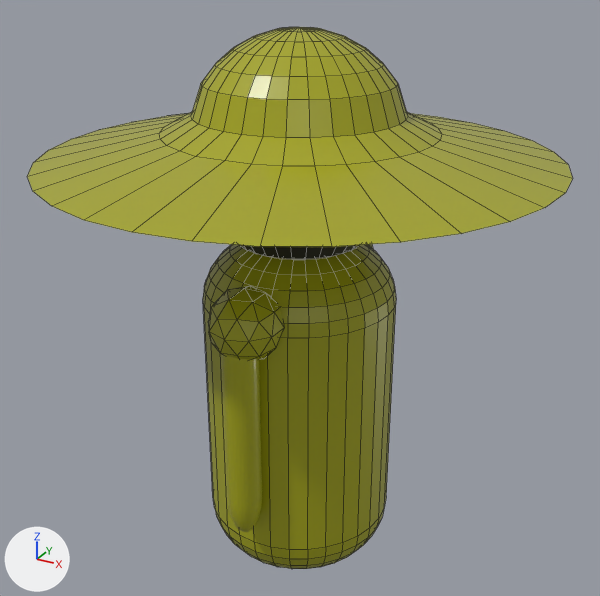
Renders of the Blender file Assets/Models/Town/Raincoat.blend from each side of a commit.
The view is the same before and after, from a 50 mm lens placed at (1.172, -2.128, 2.051), pointed at (-0.013, 0.027, 0.974). Arrows for +X, +Y and +Z are at lower left; the lights stay in place. The older version comes first. Mesh edges are drawn as thin lines on the coarser meshes.
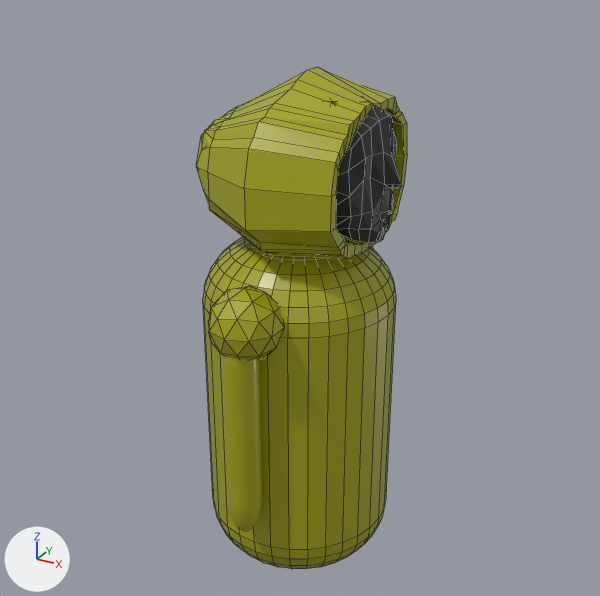
Pixel boxes [x1, y1, x2, y2] of what changed, in the pictures (600 x 596 px):
'Sphere.002', deleted (yellow): before [27, 27, 573, 247]
'Sphere', reshaped, moved, rescaled, recoloured: before [239, 245, 360, 259]; after [196, 67, 407, 259]
'Cube', added (black): after [336, 105, 401, 243]

The change, as a list of edits to the scene's bpy script:
```text
Change me_sphere:
    used by ob_sphere; location = (0.0, 0.0, 1.444); scale = (0.281, 0.281, 0.353)
    remove me_sphere.from_pydata(...)  # 482 vertices, 512 faces; spans x -1.0..1.0, y -1.0..1.0, z -0.82..0.88
    remove me_sphere.materials.append(mat_material_001)  # black #242424
    add me_sphere.from_pydata(...)  # 232 vertices, 238 faces; spans x -1.17..1.0, y -1.31..1.31, z -1.0..1.17
    me_sphere part 1: 482 vertices removed from x -1.0..1.0, y -1.0..1.0, z -0.82..0.88; 232 vertices added at x -1.17..1.0, y -1.31..1.31, z -1.0..1.17
    add me_sphere.materials.append(mat_rubber)  # yellow #a5a517
Add me_cube:
    me_cube.from_pydata(...)  # 143 vertices, 214 faces; spans x -1.3..1.1, y -1.33..1.07, z -1.09..1.29
    me_cube.materials.append(mat_material_001)  # black #242424
Change ob_sphere:
    ob_sphere.location: (0.0, 0.0, 1.444) -> (0.0, 0.0, 1.424)
    ob_sphere.scale: (0.281, 0.281, 0.353) -> (0.234, 0.234, 0.234)
Remove ob_sphere_002:
    ob_sphere_002 = bpy.data.objects.new('Sphere.002', me_sphere_002)
    ob_sphere_002.location = (0.0, 0.003, 1.576)
    ob_sphere_002.scale = (0.529, 0.529, 0.529)
Add ob_cube:
    ob_cube = bpy.data.objects.new('Cube', me_cube)
    ob_cube.location = (0.075, 0.0, 1.402)
    ob_cube.rotation_euler = (0.0, 0.0, -0.785)  # degrees (0, 0, -45)
    ob_cube.scale = (0.203, 0.203, 0.203)
```
